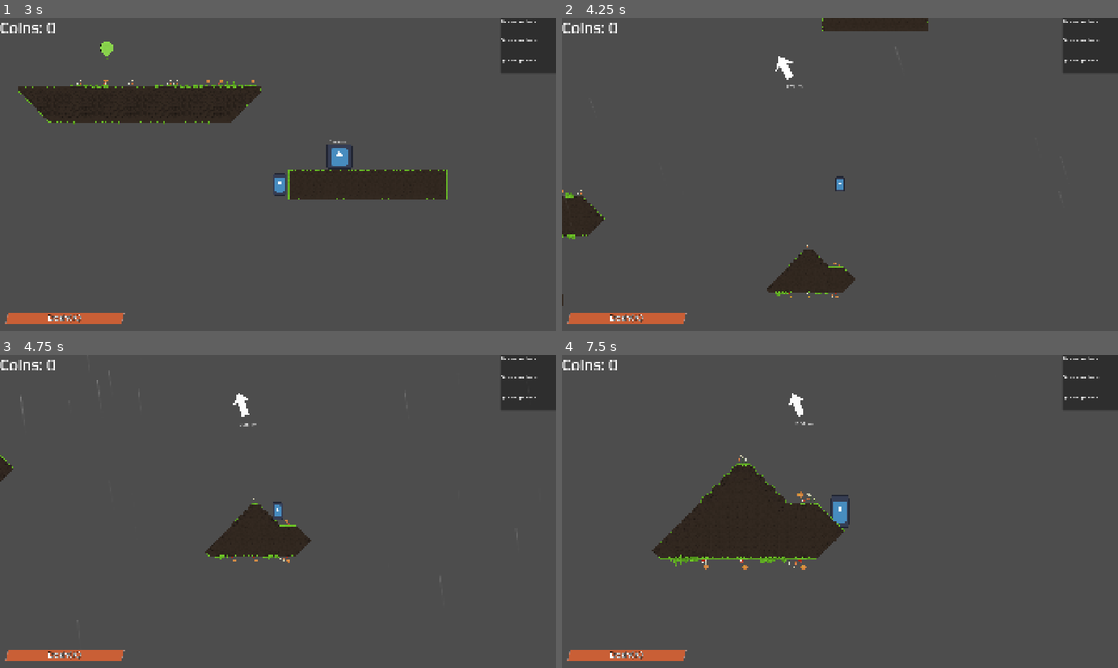
Above: before the commit, frames 1-4 (two rows, left to right).
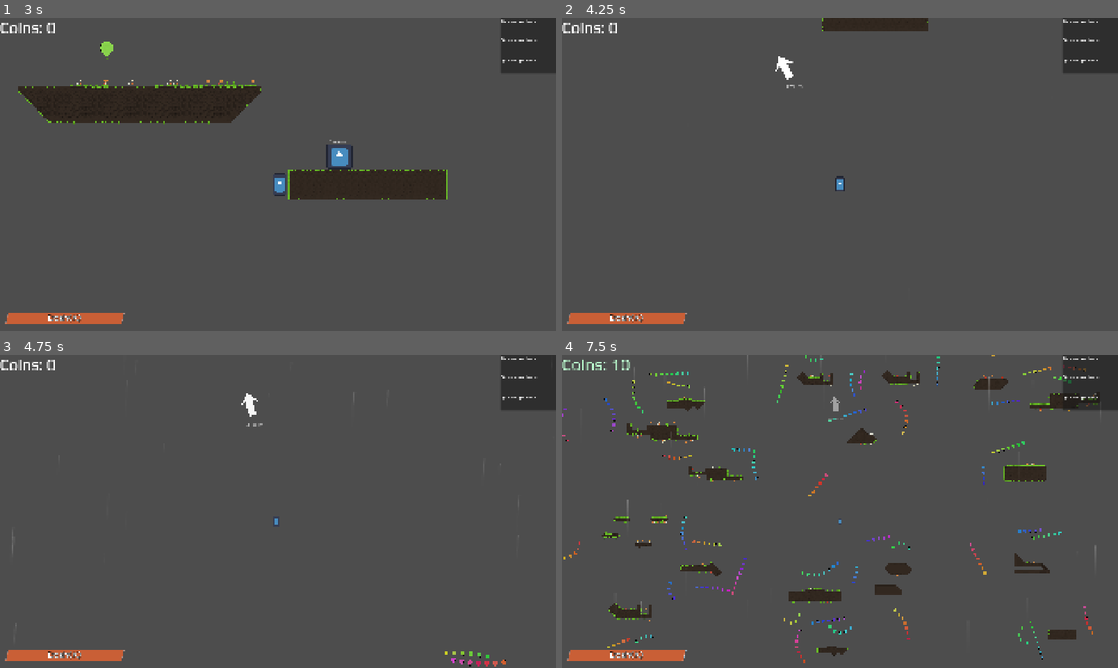
Above: after the commit, the same moments.

Repository: tjr5555/Uncaged
Game: Godot game, scene res://scenes/main_menu.tscn
The game is run twice, just before and just after one commit, with the same random seed, the same clock (stepped at 60 frames per second) and the same inputs. The engine's default icon, where the game draws it, is replaced by a stand-in: a white triangle on a blue panel in a dark square.
Inputs (mouse positions are in pixels of both pictures, inside the frame that each line leads up to):
- Up to frame 1 (3 s): click "Enter" at 0.5 s; tap Enter at 1.25 s; move the mouse to (400, 158) at 1.27 s; hold Right (ui_right) 1.28-2 s; tap E (Dash) at 1.35 s; click (400, 158) at 1.42 s; tap Space (ui_accept) at 1.52, 1.82 s; drag from (166, 190) to (366, 243) at 2.02 s; move the mouse to (333, 105) at 2.77 s; hold Right (ui_right) from 2.78 s (still down); hold V (chat) from 2.78 s (still down)
- Up to frame 2 (4.25 s): release Right (ui_right) at 3.5 s; release V (chat) at 3.5 s; drag from (812, 237) to (673, 127) at 3.52 s
- Up to frame 3 (4.75 s): move the mouse to (444, 558) at 4.27 s; hold Left (ui_left) from 4.28 s (still down); tap Alt at 4.35 s; tap Space (ui_accept) at 4.52 s
- Up to frame 4 (7.5 s): tap Space (ui_accept) at 4.82 s; release Left (ui_left) at 5 s; drag from (673, 464) to (756, 433) at 5.02 s; move the mouse to (867, 511) at 5.77 s; hold Down (ui_down) 5.78-6.5 s; tap E (Dash) at 5.85 s; click (867, 511) at 5.92 s; drag from (756, 433) to (728, 527) at 6.52 s; move the mouse to (962, 495) at 7.27 s; hold Up (ui_up) from 7.28 s (still down); hold V (chat) from 7.28 s (still down)

Frame 1 is identical in both runs. In frame 2, 2.2% of the frame differs, in the area x 0-61%, y 9-92%; in frame 3, 2.5%; in frame 4, 12%, in the area x 0-97%, y 0-99%.

Commit message:
10/30 commit

Diff:
--- a/project.godot
+++ b/project.godot
@@ -12,7 +12,7 @@
 
 config/name="Uncaged"
 run/main_scene="uid://ctkeo8unuwel4"
-config/features=PackedStringArray("4.7", "GL Compatibility")
+config/features=PackedStringArray("4.6", "GL Compatibility")
 config/icon="res://sprites/icon.svg"
 
 [audio]
--- a/scenes/balloon_area.tscn
+++ b/scenes/balloon_area.tscn
@@ -154,7 +154,7 @@
 "duration": 1.0,
 "texture": SubResource("AtlasTexture_jjf55")
 }],
-"loop": 0,
+"loop": false,
 "name": &"pop",
 "speed": 60.0
 }]
--- a/scenes/main.tscn
+++ b/scenes/main.tscn
@@ -475,14 +475,10 @@
 sources/0 = SubResource("TileSetAtlasSource_tipki")
 sources/1 = SubResource("TileSetAtlasSource_85g3d")
 
-[node name="main" type="Node2D" unique_id=54725661 node_paths=PackedStringArray("player")]
+[node name="main" type="Node2D" unique_id=54725661]
 script = ExtResource("1_tbgi4")
 island_scenes = Array[PackedScene]([ExtResource("2_yc10j"), ExtResource("3_jscy8"), ExtResource("4_pm3ni"), ExtResource …(209 unchanged characters)…
-player = NodePath("player")
-safe_radius = 2000.0
-empty_chunk_chance = 0.142
-min_spacing = 1200.0
-edge_margin = 900.0
+balloon_scene = ExtResource("3_sugp2")
 
 [node name="player" parent="." unique_id=2048642765 instance=ExtResource("2_sugp2")]
 position = Vector2(633, -278)
--- a/scripts/balloon.gd
+++ b/scripts/balloon.gd
@@ -1,49 +1,64 @@
 extends Area2D
+
+signal popped(respawn_time: float)
+
+@export var respawn_time := 60.0
 
 @onready var anim: AnimatedSprite2D = $AnimationSprite
 @onready var collision: CollisionShape2D = $Collision
+
 var coin_value = 10
-
-@onready var player = $"../player"
-var regen_timer = 2
-var current_regen_time = 0.0
-var is_popped = false
+var tint := Color(0, 0, 0, 0)
+var current_regen_time := 0.0
+var is_popped := false
 
 func _ready() -> void:
 	anim.frame = 0
-	if not anim.is_connected("animation_finished", Callable(self, "_on_animation_finished")):
-		anim.connect("animation_finished", Callable(self, "_on_animation_finished"))
-	$AnimationSprite.self_modulate = Color.from_hsv(randf(), randf_range(0.6, 0.9), randf_range(0.93, 1.0))
+	if not anim.animation_finished.is_connected(_on_animation_finished):
+		anim.animation_finished.connect(_on_animation_finished)
+	if tint.a > 0.0:
+		anim.self_modulate = tint
+	else:
+		anim.self_modulate = Color.from_hsv(randf(), randf_range(0.6, 0.9), randf_range(0.93, 1.0))
+	set_physics_process(false)
 
 func _physics_process(delta: float) -> void:
-	if is_popped:
-		current_regen_time += delta
-		if current_regen_time >= regen_timer:
-			respawn()
+	current_regen_time += delta
+	if current_regen_time >= respawn_time:
+		respawn()
 
-func pop():
+func pop() -> void:
 	if is_popped:
 		return
 	is_popped = true
 	current_regen_time = 0.0
 	anim.play("pop")
 	collision.set_deferred("disabled", true)
+	set_physics_process(true)
+	popped.emit(respawn_time)
+
+func start_popped(remaining: float) -> void:
+	is_popped = true
+	current_regen_time = maxf(respawn_time - remaining, 0.0)
+	anim.visible = false
+	collision.set_deferred("disabled", true)
+	set_physics_process(true)
 
 func _on_animation_finished() -> void:
 	if anim.animation == "pop":
 		anim.visible = false
 
-func respawn():
+func respawn() -> void:
 	is_popped = false
 	anim.visible = true
 	anim.frame = 0
 	collision.set_deferred("disabled", false)
+	set_physics_process(false)
 
 func _on_body_entered(body: Node2D) -> void:
-	if not is_popped:
-		pop()
-		$AudioStreamPlayer2D.play()
-		Global.total_coins += coin_value * Global.base_coin_mult
-		print(str(Global.total_coins))
-		Global.dashes += 1
-		print(str(Global.dashes))
+	if is_popped or not body.is_in_group("player"):
+		return
+	pop()
+	$AudioStreamPlayer2D.play()
+	Global.total_coins += coin_value * Global.base_coin_mult
+	Global.dashes += 1
--- a/scripts/main.gd
+++ b/scripts/main.gd
@@ -4,140 +4,391 @@
 @export var player: Node2D
 @export var world_seed := 12345
 @export var chunk_size := 3000.0
-@export var load_radius := 2          # chunks loaded around the player
-@export var unload_radius := 3        # chunks farther than this get freed (forced to be > load_radius)
-@export var chunks_per_frame := 4     # spreads spawning over several frames to avoid hitches
-@export var safe_radius := 4000.0     # no islands within this distance of the origin
+@export var load_radius := 2        # chunks loaded around the player
+@export var unload_radius := 3      # chunks farther than this get unloaded
+@export var safe_radius := 5000.0   # no islands within this distance of world origin
+
+@export_group("Streaming")
+@export var prefetch_time := 1.2
+@export var spawn_budget_ms := 2.0
+@export var fade_in_time := 0.6
+
+@export_group("Regions")
+@export var region_size := 24000.0
+@export_range(0.0, 1.0) var sparse_empty_chance := 0.85
+@export_range(0.0, 1.0) var dense_empty_chance := 0.1
 
 @export_group("Clumping")
-@export_range(0.0, 1.0) var empty_chunk_chance := 0.35  # chance a chunk has no islands (makes gaps between clumps)
-@export var min_islands_per_chunk := 2   # islands in a clump (when the chunk isn't empty)
+@export var min_islands_per_chunk := 2  # islands in a clump (when the chunk isnt empty)
 @export var max_islands_per_chunk := 4
-@export var cluster_radius := 1100.0     # how spread out a clump is (smaller = tighter clump)
+@export var cluster_radius := 1100.0    # how spread out a clump is (smaller = tighter clump)
 
 @export_group("Spacing")
-@export var min_spacing := 1000.0     # min distance between island centers. Must be >= widest island * max scale + a gap
-@export var edge_margin := 500.0      # must be >= min_spacing / 2 so islands in neighboring chunks can't touch
-@export var island_scale := 1.0       # keep at 1 to match other tiles
-@export var scale_min := 0.8          # random size range (multiplied by island_scale)
+@export var min_spacing := 1000.0      # min distance between island centers. MUST be >= widest island * max scale + a small gap
+@export var edge_margin := 500.0       # must be >= min_spacing / 2 so islands in neighboring chunks cant touch
+@export var island_scale := 1.0
+@export var scale_min := 0.8           # random size range (multiplied by island_scale)
 @export var scale_max := 1.4
 
-@export var debug_prints := false     # log spawns/unloads to the Output panel
-
-var loaded: Dictionary = {}           # Vector2i -> Array[Node2D]
-var pending: Array[Vector2i] = []     # chunks waiting to be generated
-var player_chunk := Vector2i(999999, 999999)
+@export_group("Balloons")
+@export var balloon_scene: PackedScene
+@export var min_lines_per_island := 2
+@export var max_lines_per_island := 3
+@export var min_line_length := 4
+@export var max_line_length := 8
+@export var balloon_spacing := 90.0
+@export var balloon_clearance := 140.0
+@export var max_line_bend := 120.0
+@export_range(0.0, 1.0) var sky_line_chance := 0.35
+@export var max_sky_lines := 2
+@export var hue_step := 0.035
+
+@export_group("")
+@export var debug_prints := false     # log spawns/unloads to Output
+
+var loaded: Dictionary = {}
+var chunk_tokens: Dictionary = {}
+var spawn_queue: Array[Dictionary] = []
+var next_token := 0
+var center_chunk := Vector2i(999999, 999999)
+var ahead_chunk := Vector2i(999999, 999999)
+var islands_root: Node2D
+var noise := FastNoiseLite.new()
+
+var balloons_root: Node2D
+var island_bounds: Array[Rect2] = []
+var popped_until: Dictionary = {}
 
 func _ready() -> void:
 	$player.boost_changed.connect($UI.set_boost)
+
+	if player == null:
+		player = get_tree().get_first_node_in_group("player") as Node2D
+
+	islands_root = Node2D.new()
+	islands_root.name = "Islands"
+	add_child(islands_root)
+	balloons_root = Node2D.new()
+	balloons_root.name = "Balloons"
+	add_child(balloons_root)
+	if player != null and player.get_parent() == self:
+		move_child(islands_root, player.get_index())
+		move_child(balloons_root, player.get_index())
+	noise.seed = world_seed
+	noise.noise_type = FastNoiseLite.TYPE_SIMPLEX_SMOOTH
+	noise.frequency = 1.0 / maxf(region_size, 1.0)
+
+	for scene in island_scenes:
+		island_bounds.append(_measure_scene(scene))
 
 func _process(_delta: float) -> void:
 	if player == null:
 		return
 
-	var pc := Vector2i((player.global_position / chunk_size).floor())
-	if pc != player_chunk:
-		player_chunk = pc
-		_queue_nearby(pc)
-		pending.sort_custom(_closer_to_player)
+	var focus := _focus_point()
+	var pc := _chunk_of(player.global_position)
+	var ac := _chunk_of(focus)
+
+	if pc != center_chunk or ac != ahead_chunk:
+		center_chunk = pc
+		ahead_chunk = ac
 		_unload_far()
-
-	_process_pending()
+		_load_around(pc)
+		_load_around(ac)
+		_sort_queue(focus)
+
+	_spawn_from_queue()
+
+func _focus_point() -> Vector2:
+	var body := player as CharacterBody2D
+	if body == null:
+		return player.global_position
+	return player.global_position + body.velocity * prefetch_time
+
+func _chunk_of(pos: Vector2) -> Vector2i:
+	return Vector2i((pos / chunk_size).floor())
 
 func _chebyshev(a: Vector2i, b: Vector2i) -> int:
 	return maxi(absi(a.x - b.x), absi(a.y - b.y))
 
-func _closer_to_player(a: Vector2i, b: Vector2i) -> bool:
-	return _chebyshev(a, player_chunk) < _chebyshev(b, player_chunk)
-
-func _queue_nearby(c: Vector2i) -> void:
+func _load_around(c: Vector2i) -> void:
 	for x in range(c.x - load_radius, c.x + load_radius + 1):
 		for y in range(c.y - load_radius, c.y + load_radius + 1):
 			var coord := Vector2i(x, y)
-			if not loaded.has(coord) and not pending.has(coord):
-				pending.append(coord)
-
-func _process_pending() -> void:
-	var done := 0
-	while done < chunks_per_frame and not pending.is_empty():
-		var coord: Vector2i = pending.pop_front()
-		# Skip chunks that fell out of range while waiting
-		if _chebyshev(coord, player_chunk) > load_radius or loaded.has(coord):
-			continue
-		loaded[coord] = _generate_chunk(coord)
-		done += 1
+			if not loaded.has(coord):
+				_plan_chunk(coord)
 
 func _unload_far() -> void:
-	# Never unload anything inside the load ring, whatever the Inspector says
 	var keep_radius := maxi(unload_radius, load_radius + 1)
 	for coord in loaded.keys():
-		if _chebyshev(coord, player_chunk) > keep_radius:
+		if _chebyshev(coord, center_chunk) > keep_radius and _chebyshev(coord, ahead_chunk) > keep_radius:
 			if debug_prints:
 				print("unloading chunk ", coord)
 			for island in loaded[coord]:
 				if is_instance_valid(island):
 					island.queue_free()
 			loaded.erase(coord)
-
-func _generate_chunk(coord: Vector2i) -> Array[Node2D]:
-	var result: Array[Node2D] = []
+			chunk_tokens.erase(coord)
+
+func _density_at(p: Vector2) -> float:
+	return clampf(noise.get_noise_2dv(p) * 0.7 + 0.5, 0.0, 1.0)
+
+func _plan_chunk(coord: Vector2i) -> void:
+	var nodes: Array[Node2D] = []
+	loaded[coord] = nodes
+	next_token += 1
+	var token := next_token
+	chunk_tokens[coord] = token
+
+	var island_rects := _plan_islands(coord, token)
+	_plan_balloons(coord, token, island_rects)
+
+func _plan_islands(coord: Vector2i, token: int) -> Array[Rect2]:
+	var rects: Array[Rect2] = []
 	if island_scenes.is_empty():
-		return result
+		return rects
 
 	var rng := RandomNumberGenerator.new()
 	rng.seed = hash(Vector3i(coord.x, coord.y, world_seed))
 
-	# Some chunks are left empty so clumps are separated by open sky
-	if rng.randf() < empty_chunk_chance:
-		return result
-
-	# Islands stay inside this rectangle, so any two islands in neighboring
-	# chunks are at least 2 * margin apart (>= min_spacing when edge_margin is half of it)
-	var margin := minf(edge_margin, chunk_size * 0.5 - 1.0)
 	var origin := Vector2(coord) * chunk_size
-	var area := Rect2(origin + Vector2(margin, margin), Vector2(chunk_size - margin * 2.0, chunk_size - margin * 2.0))
-
-	# One clump center per chunk
+	var density := _density_at(origin + Vector2.ONE * chunk_size * 0.5)
+	if rng.randf() < lerpf(sparse_empty_chance, dense_empty_chance, density):
+		return rects
+
+	var margin := clampf(maxf(edge_margin, min_spacing * 0.5), 0.0, chunk_size * 0.5 - 1.0)
+	var area := Rect2(origin + Vector2(margin, margin), Vector2.ONE * (chunk_size - margin * 2.0))
+	var center_area := area.grow(-minf(cluster_radius * 0.5, area.size.x * 0.5 - 1.0))
 	var center := Vector2(
-		rng.randf_range(area.position.x, area.end.x),
-		rng.randf_range(area.position.y, area.end.y))
+		rng.randf_range(center_area.position.x, center_area.end.x),
+		rng.randf_range(center_area.position.y, center_area.end.y))
 
 	var lo := mini(min_islands_per_chunk, max_islands_per_chunk)
-	var count := rng.randi_range(lo, maxi(max_islands_per_chunk, lo))
+	var hi := maxi(min_islands_per_chunk, max_islands_per_chunk)
+	var count := clampi(roundi(lerpf(lo, hi, density) + rng.randf_range(-0.75, 0.75)), lo, hi)
 	var positions: Array[Vector2] = []
 
 	for i in count:
 		for attempt in 16:
-			# Random point inside the clump disc (sqrt gives an even spread)
-			var angle := rng.randf() * TAU
-			var dist := sqrt(rng.randf()) * cluster_radius
-			var pos := center + Vector2.from_angle(angle) * dist
-			pos.x = clampf(pos.x, area.position.x, area.end.x)
-			pos.y = clampf(pos.y, area.position.y, area.end.y)
-
-			if pos.length() < safe_radius:
+			var pos := center + Vector2.from_angle(rng.randf() * TAU) * sqrt(rng.randf()) * cluster_radius
+			if not area.has_point(pos) or pos.length() < safe_radius or _too_close(pos, positions):
 				continue
-			if _too_close(pos, positions):
-				continue
 
 			positions.append(pos)
-			var scene: PackedScene = island_scenes[rng.randi() % island_scenes.size()]
-			var island := scene.instantiate() as Node2D
 			var s := rng.randf_range(scale_min, scale_max) * island_scale
 			var flip := -1.0 if rng.randf() < 0.5 else 1.0
-			# Set the transform BEFORE adding to the tree so the island is never
-			# processed or drawn at (0, 0) with the wrong scale for a frame.
-			island.position = pos  # spawner sits at (0, 0), so local == global
-			island.scale = Vector2(s * flip, s)
-			add_child(island)
-			result.append(island)
-			if debug_prints:
-				print("spawned ", island.name, " at ", pos, " (chunk ", coord, ")")
+			var scene_index := rng.randi() % island_scenes.size()
+			var scale_vec := Vector2(s * flip, s)
+			spawn_queue.append({
+				"coord": coord,
+				"token": token,
+				"kind": "island",
+				"scene": island_scenes[scene_index],
+				"pos": pos,
+				"scale": scale_vec,
+			})
+			if scene_index < island_bounds.size():
+				rects.append(Transform2D(0.0, scale_vec, 0.0, pos) * island_bounds[scene_index])
 			break
-	return result
+
+	return rects
+
+func _is_entry_live(entry: Dictionary) -> bool:
+	return chunk_tokens.get(entry["coord"], -1) == entry["token"]
+
+func _sort_queue(focus: Vector2) -> void:
+	spawn_queue.assign(spawn_queue.filter(_is_entry_live))
+	spawn_queue.sort_custom(func(a: Dictionary, b: Dictionary) -> bool:
+		var da: float = (a["pos"] as Vector2).distance_squared_to(focus)
+		var db: float = (b["pos"] as Vector2).distance_squared_to(focus)
+		return da > db
+	)
+
+func _spawn_from_queue() -> void:
+	var start := Time.get_ticks_usec()
+	var budget := int(spawn_budget_ms * 1000.0)
+
+	while not spawn_queue.is_empty():
+		var entry: Dictionary = spawn_queue.pop_back()
+		if not _is_entry_live(entry):
+			continue
+		_spawn_entry(entry)
+		if Time.get_ticks_usec() - start >= budget:
+			break
+
+func _spawn_entry(entry: Dictionary) -> void:
+	var scene: PackedScene = entry["scene"]
+	var node := scene.instantiate() as Node2D
+	if node == null:
+		return
+
+	var is_balloon: bool = entry.get("kind", "island") == "balloon"
+	node.position = entry["pos"]
+	node.scale = entry["scale"]
+	if is_balloon:
+		node.set("tint", entry["tint"])
+
+	var target_alpha := node.modulate.a
+	if fade_in_time > 0.0:
+		node.modulate.a = 0.0
+
+	(balloons_root if is_balloon else islands_root).add_child(node)
+	(loaded[entry["coord"]] as Array).append(node)
+
+	if is_balloon:
+		_setup_spawned_balloon(node, entry["id"])
+
+	if fade_in_time > 0.0:
+		node.create_tween().tween_property(node, "modulate:a", target_alpha, fade_in_time).set_trans(Tween.TRANS_SINE).set_ease(Tween.EASE_OUT)
+
+	if debug_prints:
+		print("spawned ", node.name, " at ", node.position, " (chunk ", entry["coord"], ")")
+
+func _setup_spawned_balloon(balloon: Node2D, id: Vector3i) -> void:
+	if balloon.has_signal("popped"):
+		balloon.connect("popped", _on_balloon_popped.bind(id))
+
+	if popped_until.has(id):
+		var remaining: float = popped_until[id] - _now()
+		if remaining > 0.0 and balloon.has_method("start_popped"):
+			balloon.call("start_popped", remaining)
+		else:
+			popped_until.erase(id)
+
+func _on_balloon_popped(respawn_time: float, id: Vector3i) -> void:
+	popped_until[id] = _now() + respawn_time
+
+func _now() -> float:
+	return Time.get_ticks_msec() / 1000.0
 
 func _too_close(pos: Vector2, others: Array[Vector2]) -> bool:
 	for o in others:
 		if o.distance_to(pos) < min_spacing:
 			return true
+
 	return false
+
+
+func _plan_balloons(coord: Vector2i, token: int, island_rects: Array[Rect2]) -> void:
+	if balloon_scene == null:
+		return
+
+	var rng := RandomNumberGenerator.new()
+	rng.seed = hash(Vector4i(coord.x, coord.y, world_seed, 7))
+
+	var chunk_rect := Rect2(Vector2(coord) * chunk_size, Vector2.ONE * chunk_size).grow(-100.0)
+	var placed: Array[Vector2] = []
+	var index := 0
+	var lo := mini(min_lines_per_island, max_lines_per_island)
+	var hi := maxi(min_lines_per_island, max_lines_per_island)
+
+	for rect in island_rects:
+		for line in rng.randi_range(lo, hi):
+			index = _try_line(rng, coord, token, rect, true, island_rects, chunk_rect, placed, index)
+
+	for line in max_sky_lines:
+		if rng.randf() < sky_line_chance:
+			index = _try_line(rng, coord, token, Rect2(), false, island_rects, chunk_rect, placed, index)
+
+func _try_line(rng: RandomNumberGenerator, coord: Vector2i, token: int, island_rect: Rect2, near_island: bool, island_rects: Array[Rect2], chunk_rect: Rect2, placed: Array[Vector2], index: int) -> int:
+	for attempt in 8:
+		var pick := _island_anchor(rng, island_rect) if near_island else _sky_anchor(rng, chunk_rect)
+		var anchor: Vector2 = pick[0]
+		var dir: Vector2 = pick[1]
+		var count := rng.randi_range(mini(min_line_length, max_line_length), maxi(min_line_length, max_line_length))
+		var bend := 0.0 if rng.randf() < 0.4 else rng.randf_range(-max_line_bend, max_line_bend)
+		var points := _line_points(anchor, dir, count, bend)
+		if not _line_fits(points, island_rects, chunk_rect, placed):
+			continue
+
+		var base_hue := rng.randf()
+		for i in points.size():
+			var hue := fposmod(base_hue + hue_step * i, 1.0)
+			placed.append(points[i])
+			spawn_queue.append({
+				"coord": coord,
+				"token": token,
+				"kind": "balloon",
+				"id": Vector3i(coord.x, coord.y, index),
+				"scene": balloon_scene,
+				"pos": points[i],
+				"scale": Vector2.ONE,
+				"tint": Color.from_hsv(hue, rng.randf_range(0.6, 0.85), rng.randf_range(0.93, 1.0)),
+			})
+			index += 1
+		return index
+	return index
+
+func _island_anchor(rng: RandomNumberGenerator, rect: Rect2) -> Array:
+	var side := rng.randf()
+	var gap := balloon_clearance + rng.randf_range(40.0, 260.0)
+	if side < 0.5:
+		return [Vector2(rng.randf_range(rect.position.x, rect.end.x), rect.position.y - gap), Vector2.from_angle(rng.randf_range(-0.35, 0.35))]
+	if side < 0.7:
+		return [Vector2(rect.position.x - gap, rng.randf_range(rect.position.y - 200.0, rect.end.y)), Vector2.from_angle(PI * 0.5 + rng.randf_range(-0.5, 0.5))]
+	if side < 0.9:
+		return [Vector2(rect.end.x + gap, rng.randf_range(rect.position.y - 200.0, rect.end.y)), Vector2.from_angle(PI * 0.5 + rng.randf_range(-0.5, 0.5))]
+	return [Vector2(rng.randf_range(rect.position.x, rect.end.x), rect.end.y + gap), Vector2.from_angle(rng.randf_range(-0.35, 0.35))]
+
+func _sky_anchor(rng: RandomNumberGenerator, chunk_rect: Rect2) -> Array:
+	var anchor := Vector2(
+		rng.randf_range(chunk_rect.position.x, chunk_rect.end.x),
+		rng.randf_range(chunk_rect.position.y, chunk_rect.end.y))
+	return [anchor, Vector2.from_angle(rng.randf_range(-PI, PI))]
+
+func _line_points(anchor: Vector2, dir: Vector2, count: int, bend: float) -> Array[Vector2]:
+	var points: Array[Vector2] = []
+	var normal := dir.orthogonal()
+	for i in count:
+		var t := 0.5 if count == 1 else float(i) / float(count - 1)
+		var along := (t - 0.5) * balloon_spacing * float(count - 1)
+		points.append(anchor + dir * along + normal * sin(t * PI) * bend)
+	return points
+
+func _line_fits(points: Array[Vector2], island_rects: Array[Rect2], chunk_rect: Rect2, placed: Array[Vector2]) -> bool:
+	var min_gap := balloon_spacing * 0.8
+	for p in points:
+		if not chunk_rect.has_point(p) or p.length() < safe_radius:
+			return false
+		for r in island_rects:
+			if r.grow(balloon_clearance).has_point(p):
+				return false
+		for q in placed:
+			if p.distance_to(q) < min_gap:
+				return false
+	return true
+
+func _measure_scene(scene: PackedScene) -> Rect2:
+	var root := scene.instantiate()
+	var layers: Array[Node] = root.find_children("*", "TileMapLayer", true, false)
+	if root is TileMapLayer:
+		layers.append(root)
+
+	var bounds := Rect2()
+	var has_bounds := false
+	for node in layers:
+		var layer := node as TileMapLayer
+		if layer.tile_set == null:
+			continue
+		var used := layer.get_used_rect()
+		if used.size == Vector2i.ZERO:
+			continue
+		var tile_size := Vector2(layer.tile_set.tile_size)
+		var top_left := layer.map_to_local(used.position) - tile_size * 0.5
+		var rect := _relative_transform(layer, root) * Rect2(top_left, Vector2(used.size) * tile_size)
+		bounds = bounds.merge(rect) if has_bounds else rect
+		has_bounds = true
+
+	root.free()
+	if not has_bounds:
+		return Rect2(-300.0, -100.0, 600.0, 250.0)
+	return bounds
+
+func _relative_transform(node: Node, root: Node) -> Transform2D:
+	var xf := Transform2D.IDENTITY
+	var current := node
+	while current != null and current != root:
+		if current is Node2D:
+			xf = (current as Node2D).transform * xf
+		current = current.get_parent()
+	return xf
--- a/scripts/speed_lines.gd
+++ b/scripts/speed_lines.gd
@@ -1,9 +1,9 @@
 extends Control
 
-const SPEED_START = 950.0
-const SPEED_FULL = 2000.0
-const FALL_START = 500.0
-const FALL_FULL = 1400.0
+const SPEED_START = 1500.0
+const SPEED_FULL = 2200.0
+const FALL_START = 1200.0
+const FALL_FULL = 1700.0
 
 const MAX_STREAKS = 48
 const SPAWN_RATE = 80.0
@@ -13,18 +13,18 @@
 const MAX_LENGTH = 180.0
 const MIN_WIDTH = 1.5
 const MAX_WIDTH = 3.0
-const FLOW_SPEED = 900.0
+const FLOW_SPEED = 400.0
 
 const INNER_CLEAR = 0.5
 const MAX_ALPHA = 0.35
 const STREAK_COLOR = Color(1.0, 1.0, 1.0)
-const VELOCITY_SMOOTH = 3.0
-const TURN_STIFFNESS = 10.0
-const TURN_DAMPING = 6.3
+const VELOCITY_SMOOTH = 10.0
+const TURN_STIFFNESS = 150.0
+const TURN_DAMPING = 24.5
 const INTENSITY_RISE = 2.5
 const INTENSITY_FALL = 1.2
-const STREAK_TURN_MIN = 1.5
-const STREAK_TURN_MAX = 4.0
+const STREAK_TURN_MIN = 5.0
+const STREAK_TURN_MAX = 12.5
 const TRAIL_SPACING = 6.0
 
 var streaks: Array[Dictionary] = []
